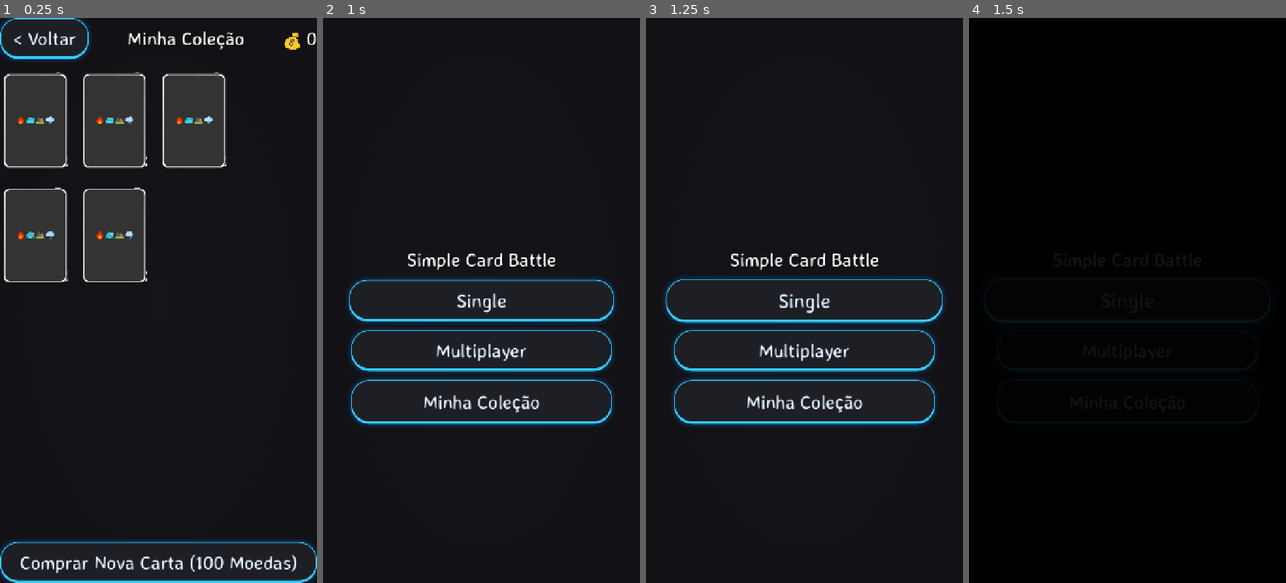
Above: before the commit, frames 1-4 (left to right).
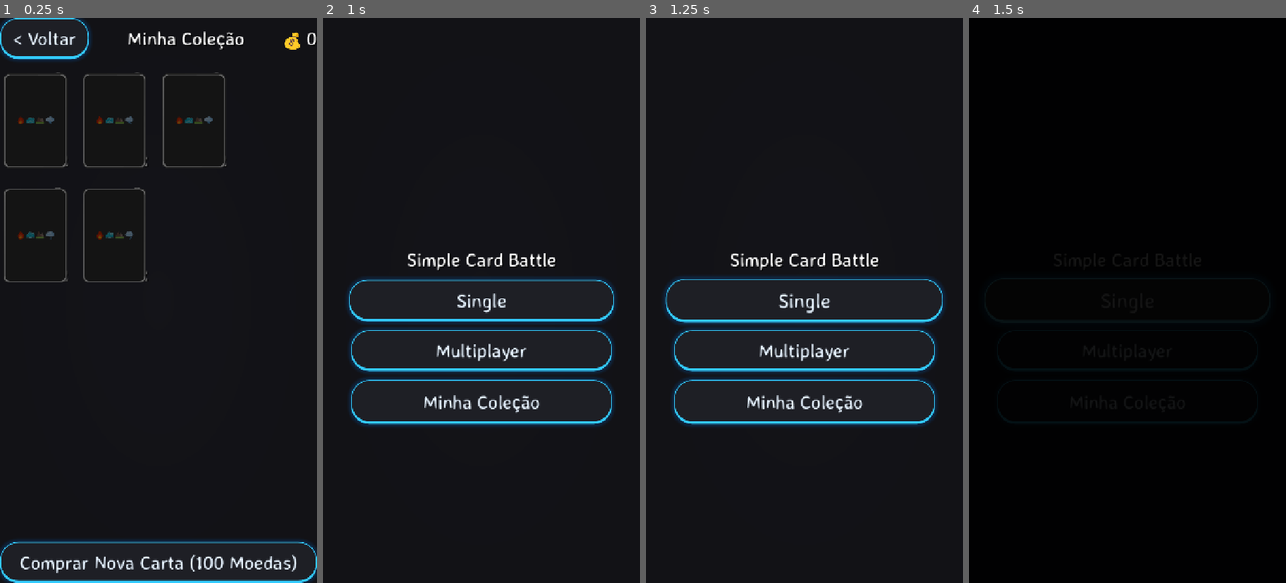
Above: after the commit, the same moments.

Repository: wlsnxx/simple-card-battle
Game: Godot game, scene res://Collection.tscn
The game is run twice, just before and just after one commit, with the same random seed, the same clock (stepped at 60 frames per second) and the same inputs. This scene is started directly instead of the project's main scene.
Inputs:
- Up to frame 1 (0.25 s): no input
- Up to frame 2 (1 s): click "< Voltar" at 0.5 s
- Up to frame 3 (1.25 s): no input
- Up to frame 4 (1.5 s): click "Single" at 1.25 s

The runs differ from the first frame. In frame 1, 17% of the frame differs, in the area x 1-72%, y 9-47%; in frame 2, nothing differs; in frame 3, nothing differs; in frame 4, nothing differs.

Commit message:
Gameplay mechanics: Implement interactive Deckbuilding in Collection

Diff:
--- a/godot/Collection.gd
+++ b/godot/Collection.gd
@@ -4,6 +4,9 @@
 var card_size = 150
 var grid: GridContainer
 var coins_label: Label
+var deck_label: Label
+var active_deck: Array
+const MAX_DECK_SIZE = 15
 
 func _ready():
 	var bg = preload("res://Background.tscn").instantiate()
@@ -61,26 +64,49 @@
 		child.queue_free()
 
 	var unlocked = SaveService.get_unlocked_cards()
-	for card_data in unlocked:
+	for i in range(unlocked.size()):
+		var card_data = unlocked[i]
 		var c = preload("res://Card/Card.tscn").instantiate()
 		c.cardType = card_data["t"]
 		c.cardValue = card_data["v"]
 
-		# We must wrap it in a Control node to fit the GridContainer properly
 		var wrapper = Control.new()
 		wrapper.custom_minimum_size = Vector2(160, 240)
+		wrapper.gui_input.connect(_on_card_gui_input.bind(i, c))
+		wrapper.mouse_filter = Control.MOUSE_FILTER_STOP
 
-		c.position = Vector2(80, 120) # Center inside wrapper
-		c.scale = Vector2(0.8, 0.8) # Scale down for collection
+		c.position = Vector2(80, 120)
+		c.scale = Vector2(0.8, 0.8)
 		c.initialize()
-
-		# Disable input on the collection card
 		c.set_process_input(false)
 		if c.has_node("MoveShape"):
 			c.get_node("MoveShape").disabled = true
 
+		if active_deck.has(i):
+			c.modulate = Color(1, 1, 1, 1)
+		else:
+			c.modulate = Color(0.4, 0.4, 0.4, 1)
+
 		wrapper.add_child(c)
 		grid.add_child(wrapper)
+
+func _on_card_gui_input(event: InputEvent, idx: int, card_node: Node2D):
+	if event is InputEventMouseButton and event.pressed and event.button_index == MOUSE_BUTTON_LEFT:
+		if active_deck.has(idx):
+			active_deck.erase(idx)
+			card_node.modulate = Color(0.4, 0.4, 0.4, 1)
+			AudioManager.play_impact()
+		else:
+			if active_deck.size() < MAX_DECK_SIZE:
+				active_deck.append(idx)
+				card_node.modulate = Color(1, 1, 1, 1)
+				AudioManager.play_impact()
+			else:
+				AudioManager.play_defeat()
+
+		SaveService.set_active_deck_indices(active_deck)
+		deck_label.text = "Deck: " + str(active_deck.size()) + "/" + str(MAX_DECK_SIZE)
+
 
 func _on_buy_pressed():
 	if SaveService.get_coins() >= 100:
--- a/godot/Main.gd
+++ b/godot/Main.gd
@@ -47,7 +47,7 @@
 
 func initializeDeck():
 	if Network.networkId <= 1:
-		var my_cards = SaveService.get_unlocked_cards()
+		var my_cards = SaveService.get_active_deck_cards()
 		var local_tmp = []
 		for c_data in my_cards:
 			var c = preload("res://Card/Card.tscn").instantiate()
--- a/godot/Main1P.gd
+++ b/godot/Main1P.gd
@@ -39,7 +39,7 @@
 
 func initializeDeck():
 	# LOCAL PLAYER (Uses unlocked cards)
-	var my_cards = SaveService.get_unlocked_cards()
+	var my_cards = SaveService.get_active_deck_cards()
 	var local_tmp = []
 	for c_data in my_cards:
 		var c = preload("res://Card/Card.tscn").instantiate()
--- a/godot/autoload/SaveService.gd
+++ b/godot/autoload/SaveService.gd
@@ -31,6 +31,7 @@
 			{"t": 3, "v": 2}, # Water 2
 			{"t": 0, "v": 3}  # Air 3
 		],
+		"active_deck": [0, 1, 2, 3, 4],
 		"config": {
 			"first_run": true,
 			"vibration": true,
@@ -61,6 +62,23 @@
 	cards.append(card_data)
 	data["unlocked_cards"] = cards
 	save_all()
+
+func get_active_deck_indices() -> Array:
+	return data.get("active_deck", [0, 1, 2, 3, 4])
+
+func set_active_deck_indices(indices: Array) -> void:
+	data["active_deck"] = indices
+	save_all()
+
+func get_active_deck_cards() -> Array:
+	var unlocked = get_unlocked_cards()
+	var indices = get_active_deck_indices()
+	var deck = []
+	for idx in indices:
+		if idx < unlocked.size():
+			deck.append(unlocked[idx])
+	return deck
+
 
 
 func load_all() -> void:
Not shown, added: godot/autoload/update_save.py
Not shown, added: godot/update_collection.py
Not shown, added: godot/update_main.py
